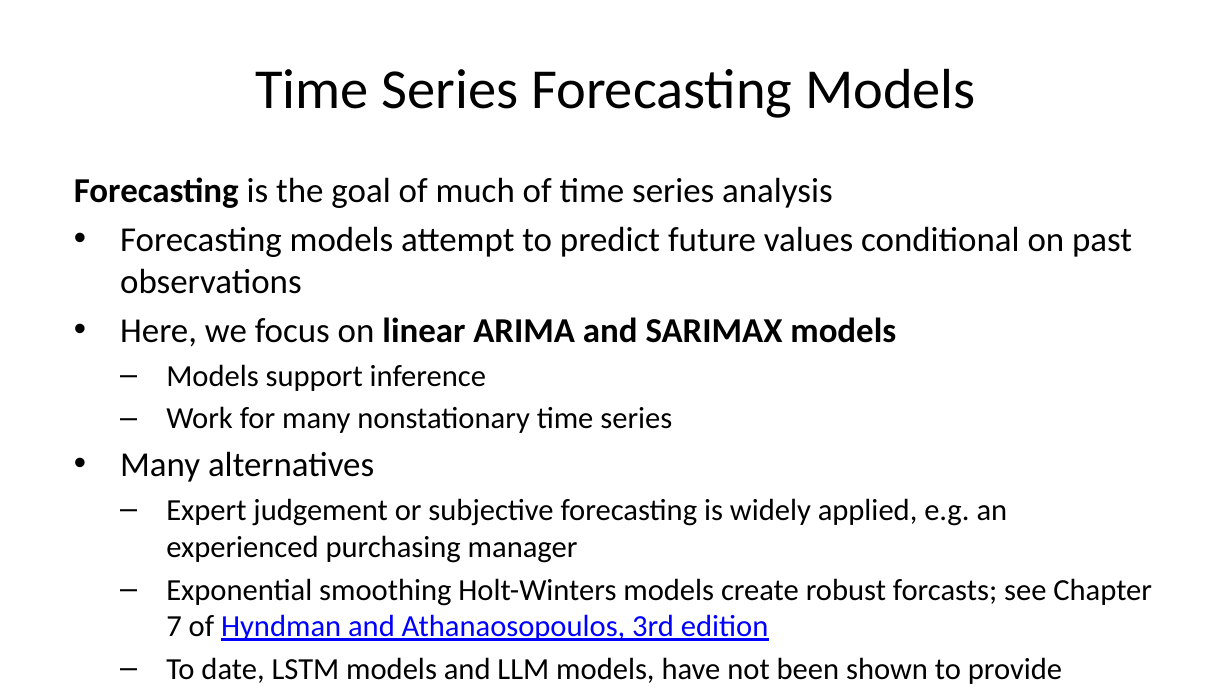
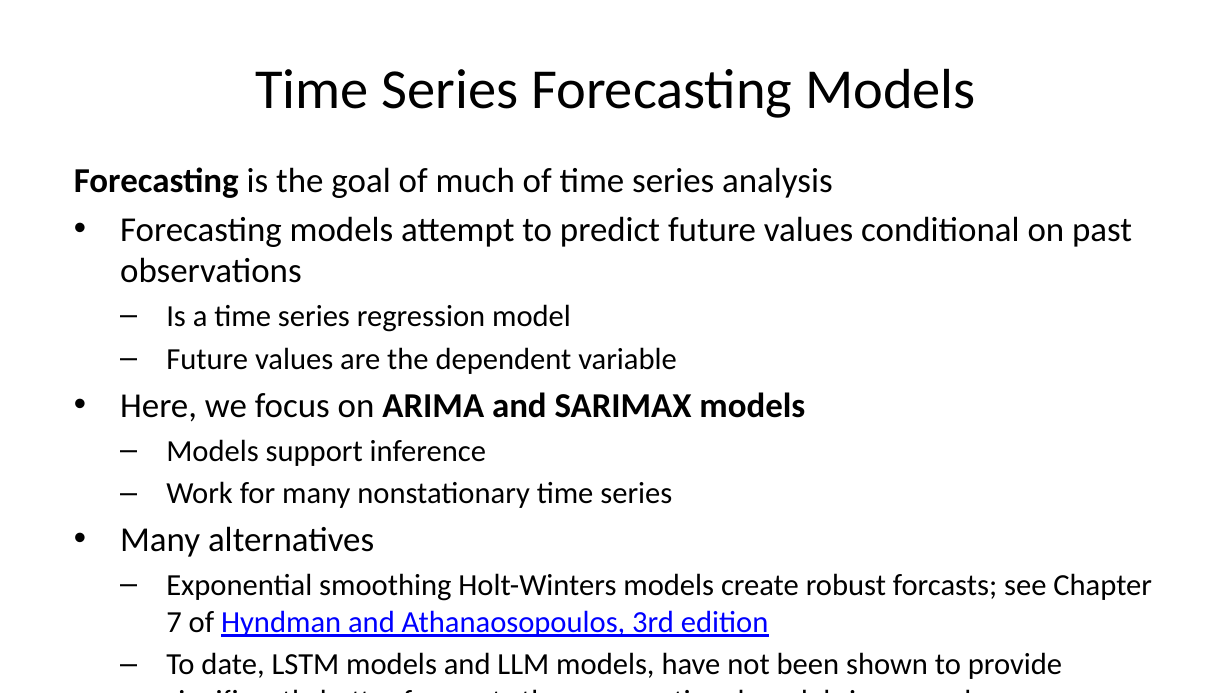
Before and after one commit to StephenElston/CSCI-E-83, a slide deck: slide 7 of LectureSlides/13_BasicTimeSeriesModels.pptx. Drawn at 1232x693 pixels with LibreOffice and Linux fonts; fonts in the diff are those of the drawing. Boxes give left, top, right and bottom in pixels: in the first picture for what was removed or moved away, otherwise in the second. Text is boxed around its words. In the diff, an @@ line names an element or a change of style, - is before the commit and + after.

Commit message:
Updated slides

```diff
--- a/LectureSlides/13_BasicTimeSeriesModels.pptx
+++ b/LectureSlides/13_BasicTimeSeriesModels.pptx
@@ text "Forecasting is the goal of ...": place and size @@
-text "Forecasting is the goal of ..." at bbox=[74, 177, 1152, 684]
+text "Forecasting is the goal of ..." at bbox=[74, 167, 1152, 679]
@@ text at bbox=[120, 304, 805, 422]: text changed; size 20.4 to 17.9 pt; bold off @@
-• Here, we focus on linear ARIMA and SARIMAX models
+  – Is a time series regression model
+  – Future values are the dependent variable
+• Here, we focus on ARIMA and SARIMAX models
@@ text at bbox=[166, 498, 1008, 563]: paragraph removed @@
-  – Expert judgement or subjective forecasting is widely applied, e.g. an experienced purchasing manager
```
Also in this commit, not shown: 2 other slides changed.
